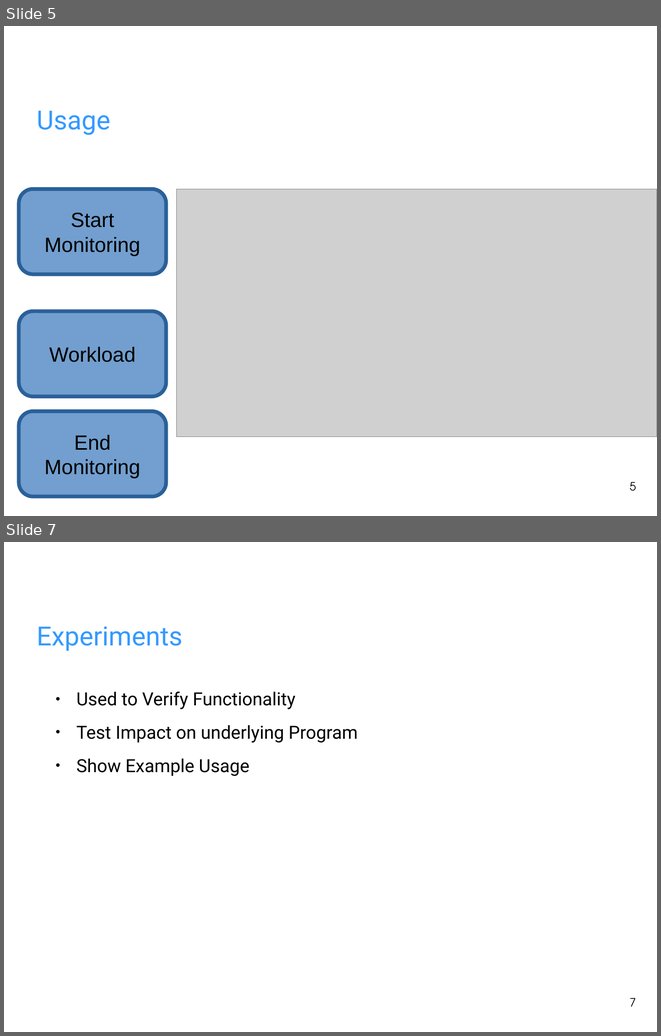
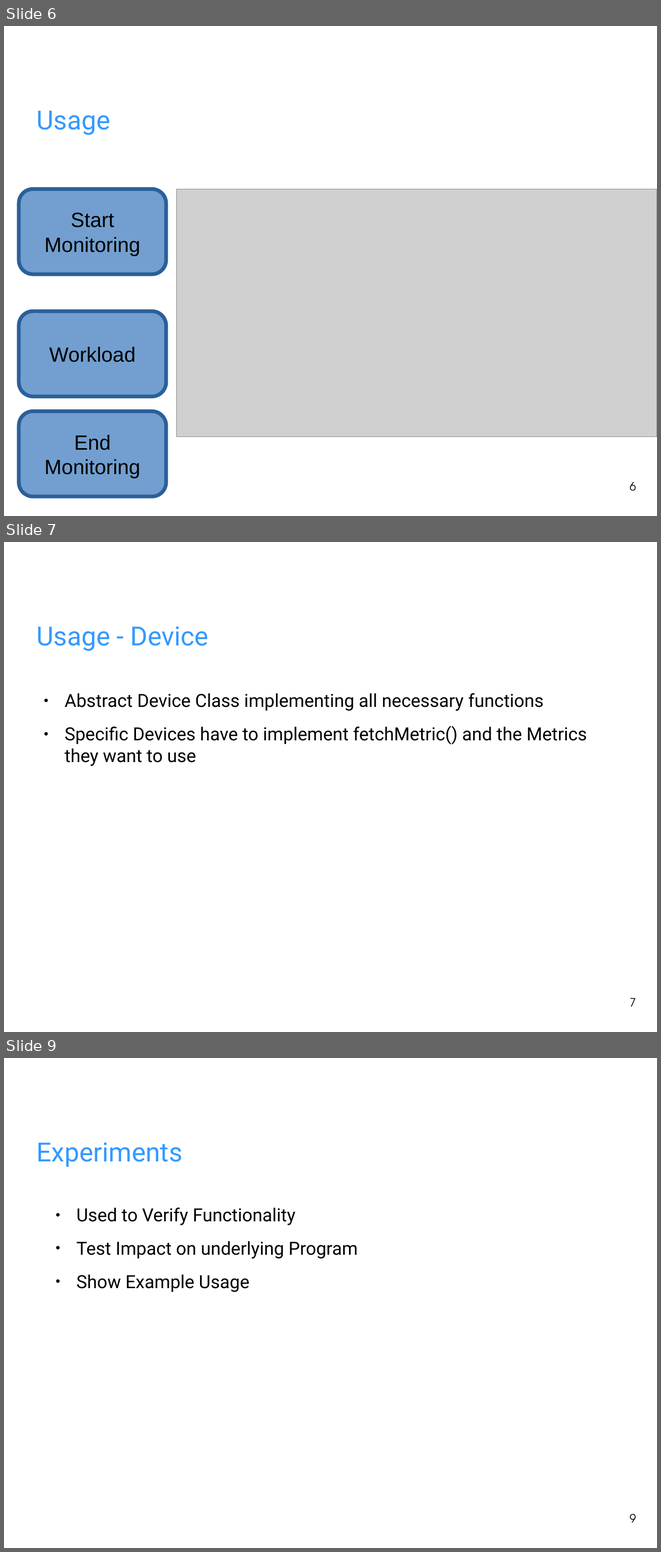
Before and after one commit to fhilprec/HardwareMonitoring, a slide deck: ProjectPresentation.odp. Shown one above the other, each under a label of ours: slides 5 and 7 before the commit, slides 6, 7 and 9 after it; the slides between them are not shown. The pictures are 661x1036 and 661x1552 pixels, drawn with LibreOffice and Linux fonts; fonts in the diff are those of the drawing; grey boxes stand for pictures; background and template pictures are left out. Boxes give left, top, right and bottom in pixels: in the first picture for what was removed or moved away, otherwise in the second. Text is boxed around its words. In the diff, an @@ line names an element or a change of style, - is before the commit and + after.

```diff
--- a/ProjectPresentation.odp
+++ b/ProjectPresentation.odp
@@ slide 7 added at bbox=[4, 542, 657, 1032], background picture (left out) @@
@@ title added at bbox=[37, 626, 209, 651], 32 pt, text #3399FF @@
+Usage - Device
@@ text added at bbox=[64, 693, 587, 766], 22 pt, text #000000 @@
+● Abstract Device Class implementing all necessary functions
+● Specific Devices have to implement fetchMetric() and the Metrics they want to use
@@ page number added at bbox=[629, 998, 636, 1006], 14 pt, text #000000 @@
+7
@@ what was slide 5 is now slide 6 @@
@@ page number at bbox=[629, 482, 636, 491]: text changed @@
-5
+6
@@ what was slide 7 is now slide 9 @@
@@ page number at bbox=[629, 1513, 636, 1522]: text changed @@
-7
+9
```
Also in this commit, not shown: 1 slide changed, 2 other slides added, 1 slide removed.
